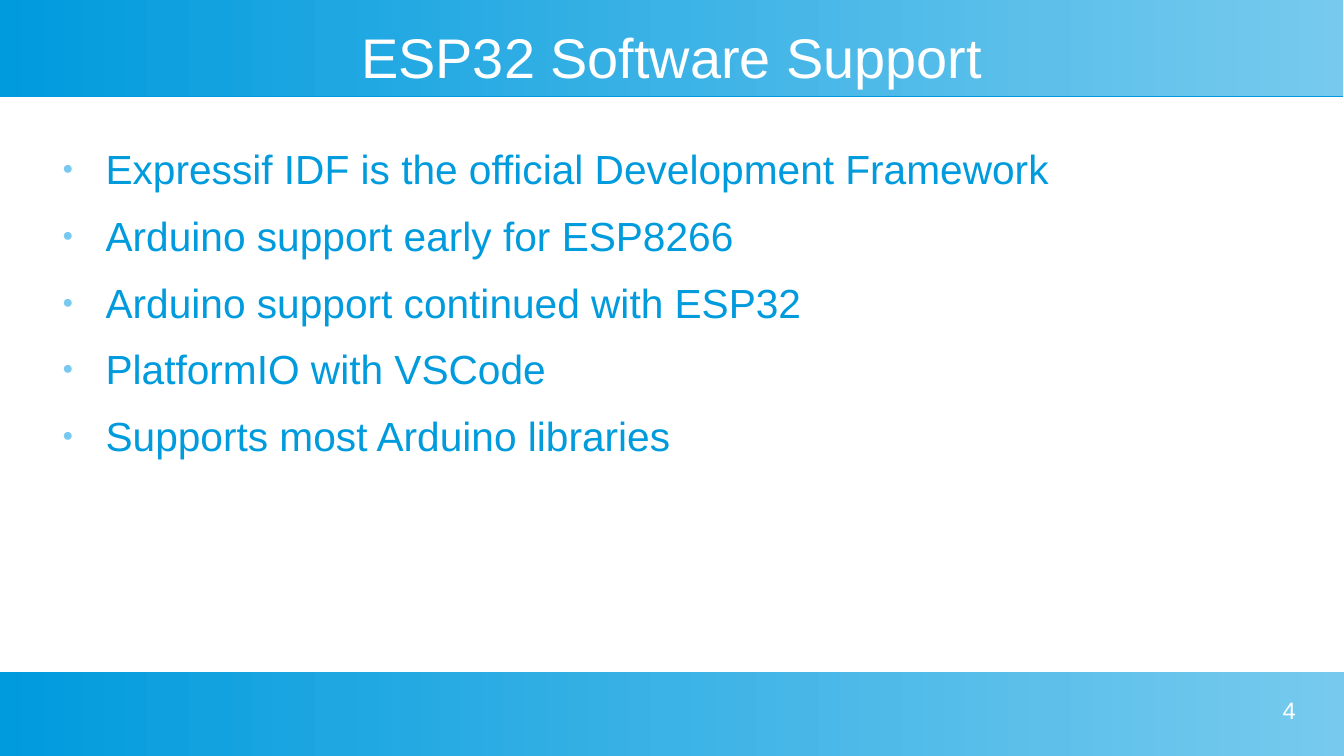
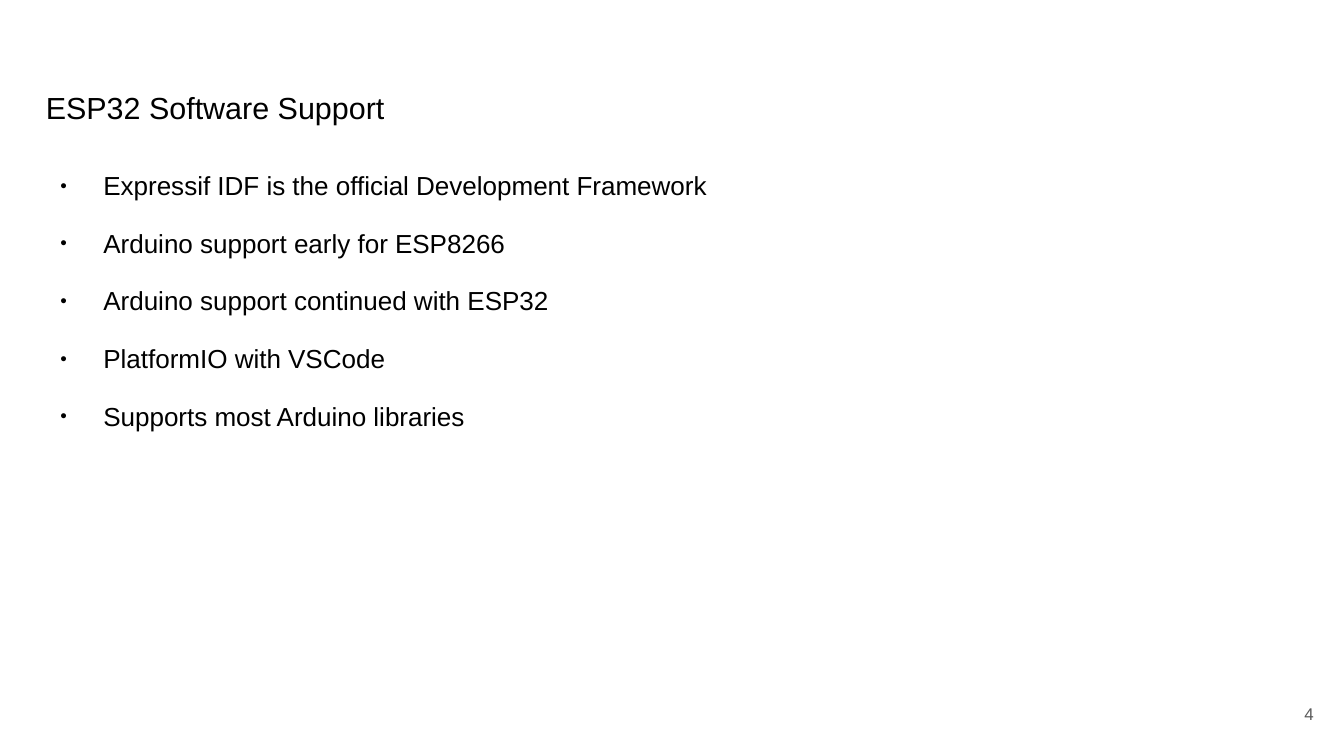
Before and after one commit to darrylb123/EO2024, a slide deck: slide 4 of EO2024-Tasmota+Berry.odp. Drawn at 1344x756 pixels with LibreOffice and Linux fonts; fonts in the diff are those of the drawing; background and template pictures are left out. Boxes give left, top, right and bottom in pixels: in the first picture for what was removed or moved away, otherwise in the second. Text is boxed around its words. In the diff, an @@ line names an element or a change of style, - is before the commit and + after.

```diff
--- a/EO2024-Tasmota+Berry.odp
+++ b/EO2024-Tasmota+Berry.odp
@@ rectangle removed at <box>0,0,1344,96</box> @@
@@ title "ESP32 Software Support": place and size @@
-title "ESP32 Software Support" at <box>361,37,982,88</box>
+title "ESP32 Software Support" at <box>46,97,385,125</box>
@@ title "ESP32 Software Support" at <box>46,97,385,125</box>: size 33 to 18 pt, text colour #FFFFFF to #000000; alignment centre to left @@
@@ text "Expressif IDF is the official ...": place and size @@
-text "Expressif IDF is the official ..." at <box>106,154,1048,459</box>
+text "Expressif IDF is the official ..." at <box>103,176,707,432</box>
@@ text "Expressif IDF is the official ..." at <box>103,176,707,432</box>: size 24 to 15.4 pt, text colour #009BDD to #000000; more space between paragraphs; bullet colour #77CAEE to #000000 @@
@@ rectangle removed at <box>0,672,1344,756</box> @@
@@ page number: place and size @@
-page number at <box>1283,702,1296,719</box>
+page number at <box>1304,708,1313,720</box>
@@ page number at <box>1304,708,1313,720</box>: size 14 to 10 pt, text colour #FFFFFF to #595959; vertical alignment top to middle @@
```
Also in this commit, not shown: 19 other slides changed.
